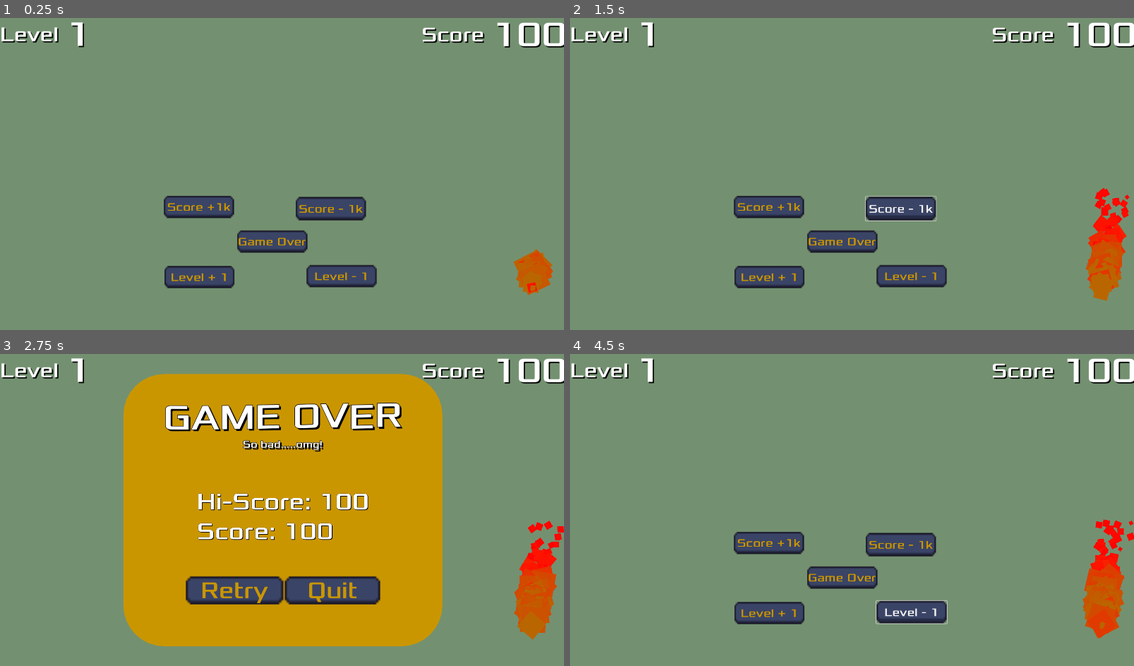
Above: before the commit, frames 1-4 (two rows, left to right).
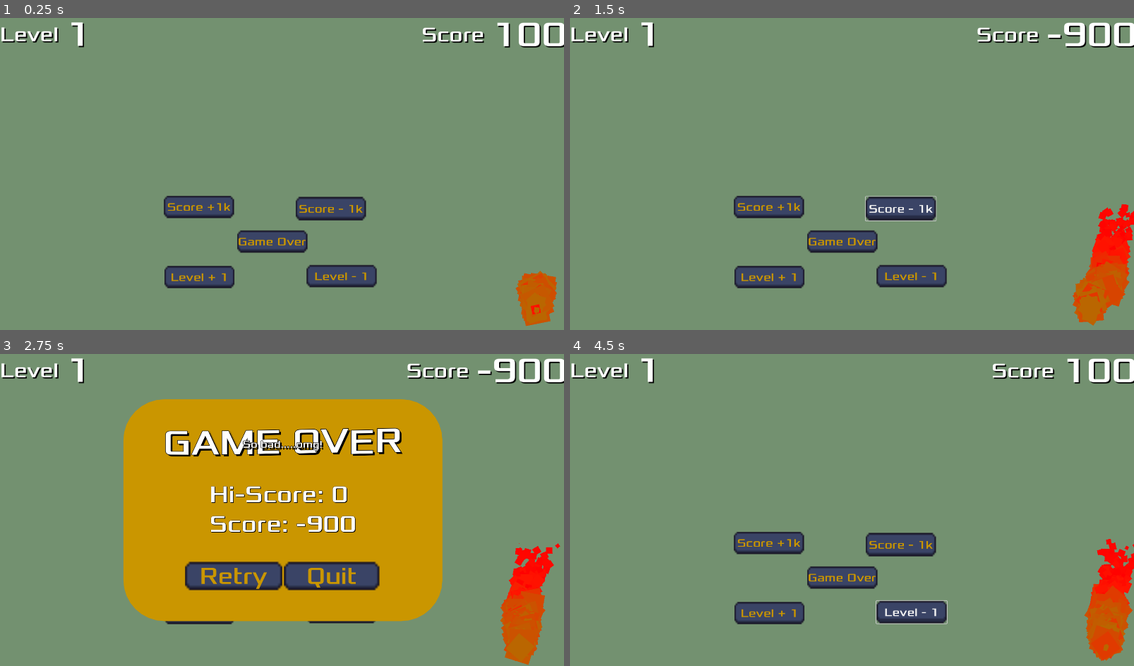
Above: after the commit, the same moments.

Repository: Gchahm/StickGame
Game: Godot game, scene res://Scene/main_score.tscn
The game is run twice, just before and just after one commit, with the same random seed, the same clock (stepped at 60 frames per second) and the same inputs. This scene is started directly instead of the project's main scene.
Inputs:
- Up to frame 1 (0.25 s): no input
- Up to frame 2 (1.5 s): click "Score +1k" at 0.5 s; click "Score - 1k" at 1.25 s
- Up to frame 3 (2.75 s): click "Game Over" at 2 s
- Up to frame 4 (4.5 s): click "Retry" at 2.75 s; click "Level + 1" at 3.5 s; click "Level - 1" at 4.25 s

The runs differ from the first frame. In frame 1, 1.1% of the frame differs, in the area x 90-99%, y 73-99%; in frame 2, 2.8%; in frame 3, 22%, in the area x 21-100%, y 1-100%; in frame 4, 2.3%.
Error before the commit: Invalid access to property or key 'process_material' on a base object of type 'null instance'. (res://Scripts/main_score.gd:19)

Commit message:
Motivational Words + Fire Adjust

Diff:
--- a/Scene/game_over_screen.tscn
+++ b/Scene/game_over_screen.tscn
@@ -38,9 +38,9 @@
 anchor_right = 0.5
 anchor_bottom = 0.5
 offset_left = -543.0
-offset_top = -464.0
+offset_top = -378.0
 offset_right = 543.0
-offset_bottom = 464.0
+offset_bottom = 378.0
 grow_horizontal = 2
 grow_vertical = 2
 theme_override_styles/panel = SubResource("StyleBoxFlat_jqrrf")
@@ -91,17 +91,17 @@
 
 [node name="VBox" type="VBoxContainer" parent="ColorRect/Panel"]
 layout_mode = 1
-anchors_preset = 7
+anchors_preset = 8
 anchor_left = 0.5
-anchor_top = 1.0
+anchor_top = 0.5
 anchor_right = 0.5
-anchor_bottom = 1.0
+anchor_bottom = 0.5
 offset_left = -195.0
-offset_top = -541.0
+offset_top = -102.0
 offset_right = 195.0
-offset_bottom = -337.0
+offset_bottom = 102.0
 grow_horizontal = 2
-grow_vertical = 0
+grow_vertical = 2
 
 [node name="High-Score" type="Label" parent="ColorRect/Panel/VBox"]
 layout_mode = 2
@@ -132,10 +132,10 @@
 anchor_top = 1.0
 anchor_right = 0.5
 anchor_bottom = 1.0
-offset_left = -20.0
-offset_top = -182.0
-offset_right = 20.0
-offset_bottom = -142.0
+offset_left = -334.0
+offset_top = -202.0
+offset_right = 334.0
+offset_bottom = -105.0
 grow_horizontal = 2
 grow_vertical = 0
 
--- a/Scene/main_score.tscn
+++ b/Scene/main_score.tscn
@@ -26,7 +26,16 @@
 size_flags_horizontal = 0
 
 [node name="Fire" parent="ColorRect/MarginContainer" instance=ExtResource("4_l5h0d")]
-position = Vector2(-558, 128)
+position = Vector2(-545, 203)
+
+[node name="Fire2" parent="ColorRect/MarginContainer" instance=ExtResource("4_l5h0d")]
+position = Vector2(-545, 203)
+
+[node name="Fire3" parent="ColorRect/MarginContainer" instance=ExtResource("4_l5h0d")]
+position = Vector2(-545, 203)
+
+[node name="Fire4" parent="ColorRect/MarginContainer" instance=ExtResource("4_l5h0d")]
+position = Vector2(-545, 203)
 
 [node name="HBoxContainer" type="HBoxContainer" parent="ColorRect/MarginContainer"]
 layout_mode = 2
@@ -54,6 +63,28 @@
 theme_override_fonts/font = ExtResource("1_ss8gt")
 theme_override_font_sizes/font_size = 120
 text = "100"
+
+[node name="TempMessage" type="Label" parent="ColorRect"]
+layout_mode = 1
+anchors_preset = 5
+anchor_left = 0.5
+anchor_right = 0.5
+offset_left = -280.0
+offset_top = 156.0
+offset_right = 275.0
+offset_bottom = 279.0
+grow_horizontal = 2
+theme = ExtResource("1_evc7w")
+theme_override_colors/font_color = Color(0.65098, 0.517647, 0.215686, 1)
+theme_override_colors/font_shadow_color = Color(0, 0, 0, 1)
+theme_override_colors/font_outline_color = Color(0, 0, 0, 1)
+theme_override_constants/shadow_offset_x = 2
+theme_override_constants/shadow_offset_y = 2
+theme_override_constants/outline_size = 2
+theme_override_font_sizes/font_size = 100
+horizontal_alignment = 1
+vertical_alignment = 1
+autowrap_mode = 1
 
 [node name="MarginContainer" type="MarginContainer" parent="."]
 offset_right = 313.0
@@ -134,8 +165,12 @@
 offset_right = 963.0
 offset_bottom = 549.0
 
+[node name="scoreTextTimer" type="Timer" parent="."]
+one_shot = true
+
 [connection signal="pressed" from="Plus Score" to="." method="_on_plus_score_pressed"]
 [connection signal="pressed" from="Minus Score" to="." method="_on_minus_score_pressed"]
 [connection signal="pressed" from="GameOver" to="." method="_on_game_over_pressed"]
 [connection signal="pressed" from="Plus Level" to="." method="_on_plus_level_pressed"]
 [connection signal="pressed" from="Minus Level" to="." method="_on_minus_level_pressed"]
+[connection signal="timeout" from="scoreTextTimer" to="." method="_on_score_text_timer_timeout"]
--- a/Scripts/main_score.gd
+++ b/Scripts/main_score.gd
@@ -1,8 +1,9 @@
 extends Node2D
 
-var score: int = 100
+var score: int = 0
 var level: int = 1
 var highscore
+var motivationalWords = ["Madonna", "Amazing", "Amoeba", "Unbeliveable", "So good!", "Chicken", "Aminoacid"]
 # Called when the node enters the scene tree for the first time.
 
 func _ready():
@@ -15,14 +16,27 @@
 		save_game()
 
 func _on_plus_score_pressed():
-	score += 1000
-	$Fire/GPUParticles2D.process_material.initial_velocity_min += 50
+	score += 100
+	$ColorRect/MarginContainer/Fire/GPUParticles2D.process_material.initial_velocity_min += 10
 	$ColorRect/MarginContainer/HBoxContainer/Score_Value.text = str(score)
+
+	if score % 500 == 0:
+		var randomIndex = randi() % motivationalWords.size()
+		var randomMotivationalWord = motivationalWords[randomIndex]
+		$ColorRect/TempMessage.text = randomMotivationalWord  # Show the score text
+		$ColorRect/TempMessage.visible = true  # Show the score text
+		$scoreTextTimer.start()  # Start the timer
+		print ("timer started")
+
+func _on_score_text_timer_timeout():
+	print ("timer ended")
+	$ColorRect/TempMessage.visible = false
+
 
 
 func _on_minus_score_pressed():
 	score -= 1000
-	$Fire/GPUParticles2D.process_material.initial_velocity_min -= 50
+	$ColorRect/MarginContainer/Fire/GPUParticles2D.process_material.initial_velocity_min -= 50
 	$ColorRect/MarginContainer/HBoxContainer/Score_Value.text = str(score)
 
 
